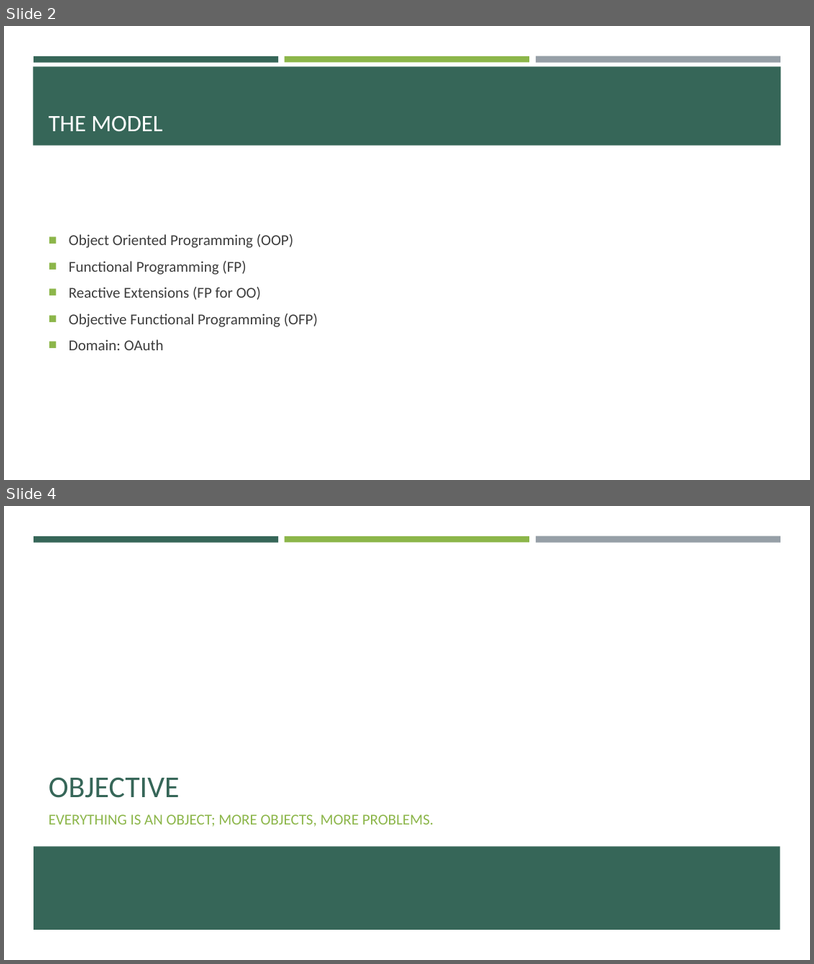
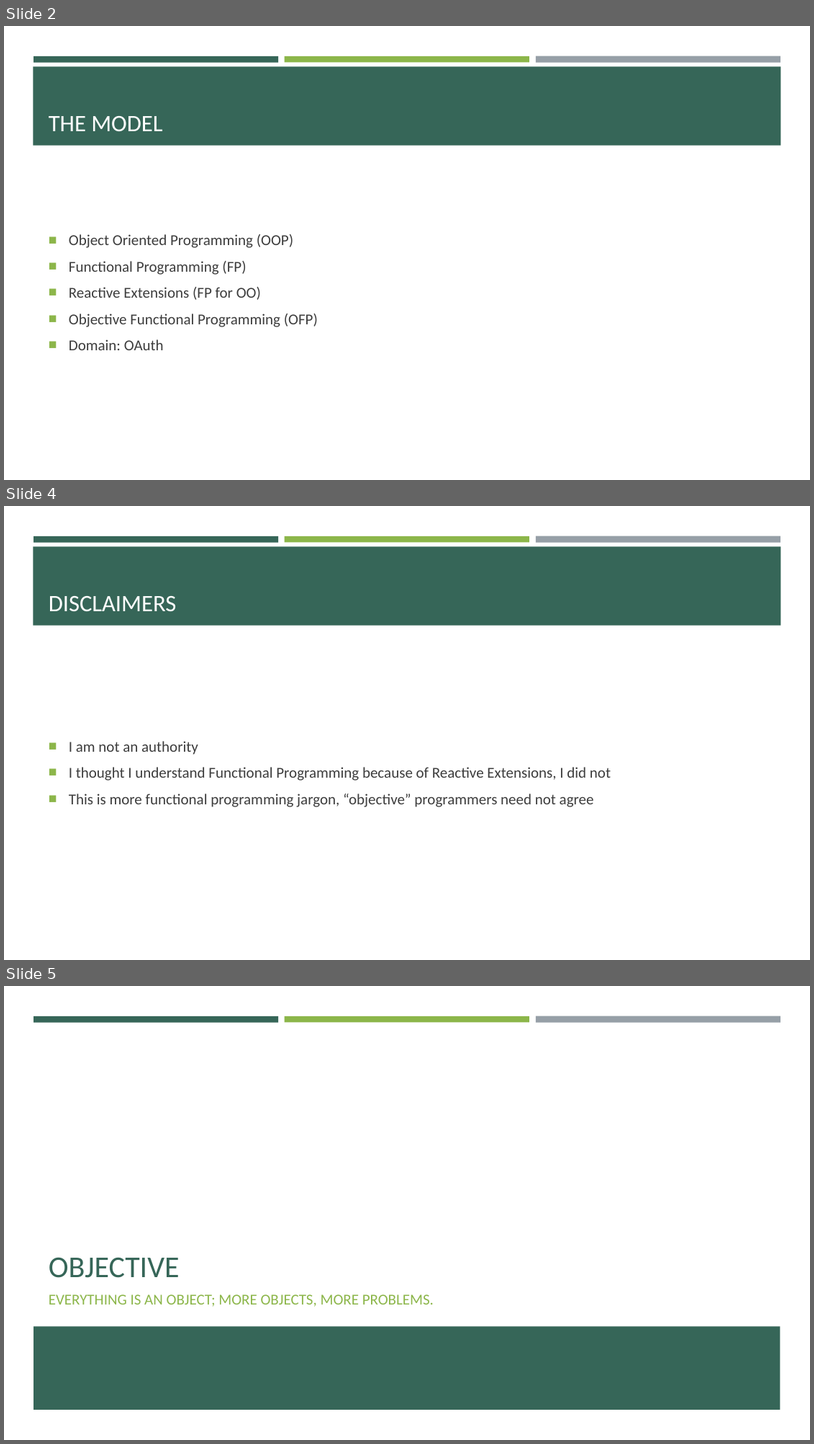
Before and after one commit to RLittlesII/talks, a slide deck: functional-programming/reactiveui/object-functional-programming/OOP.to.OFP.pptx. Shown one above the other, each under a label of ours: slides 2 and 4 before the commit, slides 2, 4 and 5 after it; the slides between them are not shown. The pictures are 814x964 and 814x1444 pixels, drawn with LibreOffice and Linux fonts; fonts in the diff are those of the drawing. Boxes give left, top, right and bottom in pixels: in the first picture for what was removed or moved away, otherwise in the second. Text is boxed around its words. In the diff, an @@ line names an element or a change of style, - is before the commit and + after.

```diff
--- a/functional-programming/reactiveui/object-functional-programming/OOP.to.OFP.pptx
+++ b/functional-programming/reactiveui/object-functional-programming/OOP.to.OFP.pptx
@@ slide 4 added at [4, 506, 810, 960], background #FFFFFF; not listed: 4 template elements that a slide beside it also shows @@
@@ title added at [49, 596, 176, 611], 28 pt, text #FFFFFF @@
+DISCLAIMERS
@@ text added at [69, 741, 611, 807], 18 pt, text #3D3D3D @@
+■ I am not an authority
+■ I thought I understand Functional Programming because of Reactive Extensions, I did not
+■ This is more functional programming jargon, “objective” programmers need not agree
@@ what was slide 4 is now slide 5 @@
```
Also in this commit, not shown: 2 slides changed, 3 other slides added.
